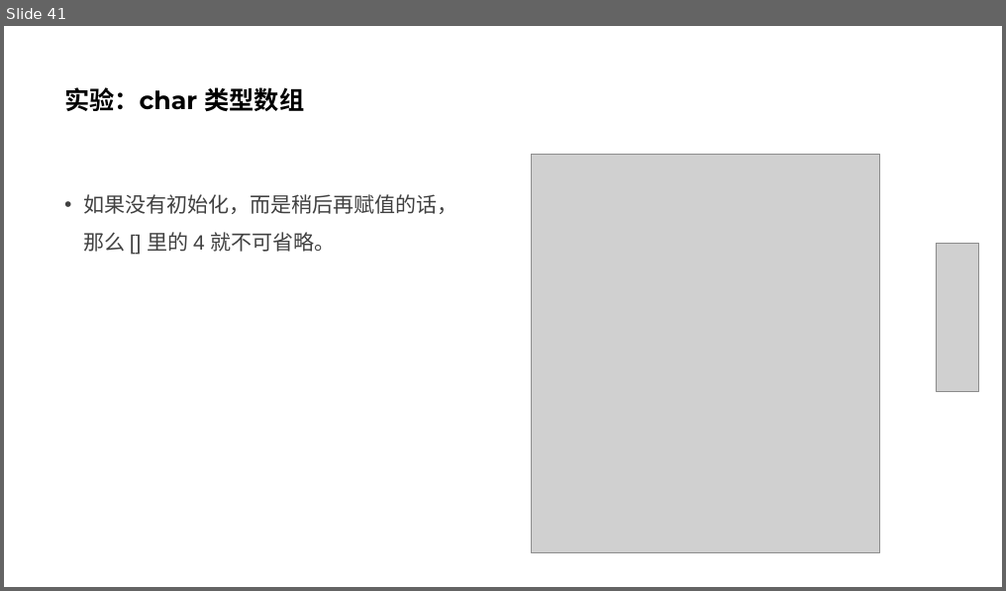
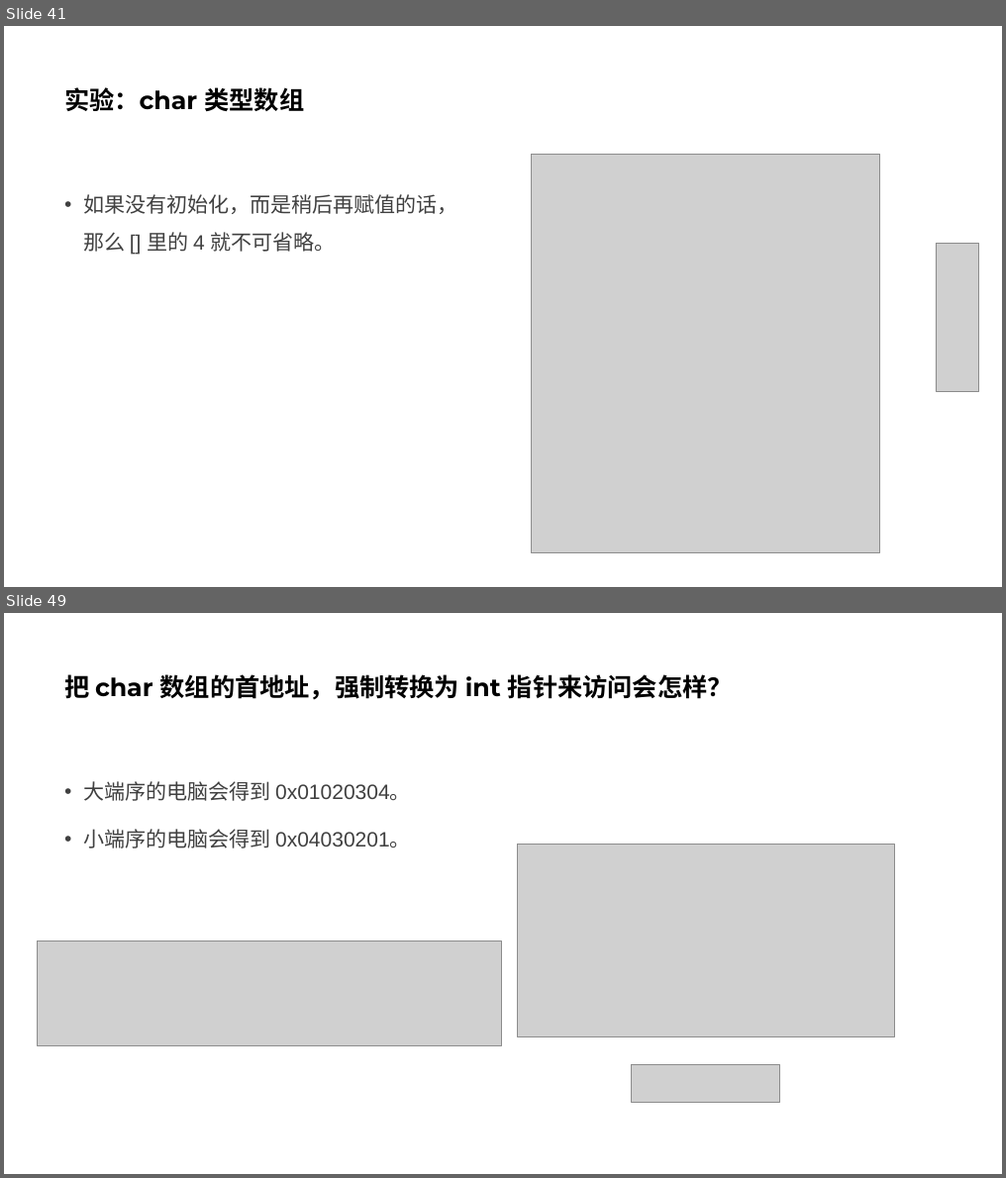
Before and after one commit to parallel101/course, a slide deck: 12/slides.pptx. Shown one above the other, each under a label of ours: slide 41 before the commit, slides 41 and 49 after it; the slides between them are not shown. The pictures are 1006x591 and 1006x1178 pixels, drawn with LibreOffice and Linux fonts; fonts in the diff are those of the drawing; grey boxes stand for pictures. Boxes give left, top, right and bottom in pixels: in the first picture for what was removed or moved away, otherwise in the second. Text is boxed around its words. In the diff, an @@ line names an element or a change of style, - is before the commit and + after.

```diff
--- a/12/slides.pptx
+++ b/12/slides.pptx
@@ slide 49 added at <box>4,613,1002,1174</box>, background #FFFFFF @@
@@ title added at <box>64,674,733,700</box>, 24 pt, text #000000, bold @@
+把 char 数组的首地址，强制转换为 int 指针来访问会怎样？
@@ text added at <box>83,781,411,849</box>, 20 pt, text #404040 @@
+• 大端序的电脑会得到 0x01020304。
+• 小端序的电脑会得到 0x04030201。
@@ picture added at <box>517,844,894,1037</box> @@
@@ picture added at <box>37,942,501,1047</box> @@
@@ picture added at <box>632,1065,779,1103</box> @@
```
Also in this commit, not shown: 1 slide changed, 6 other slides added, 8 other files.
